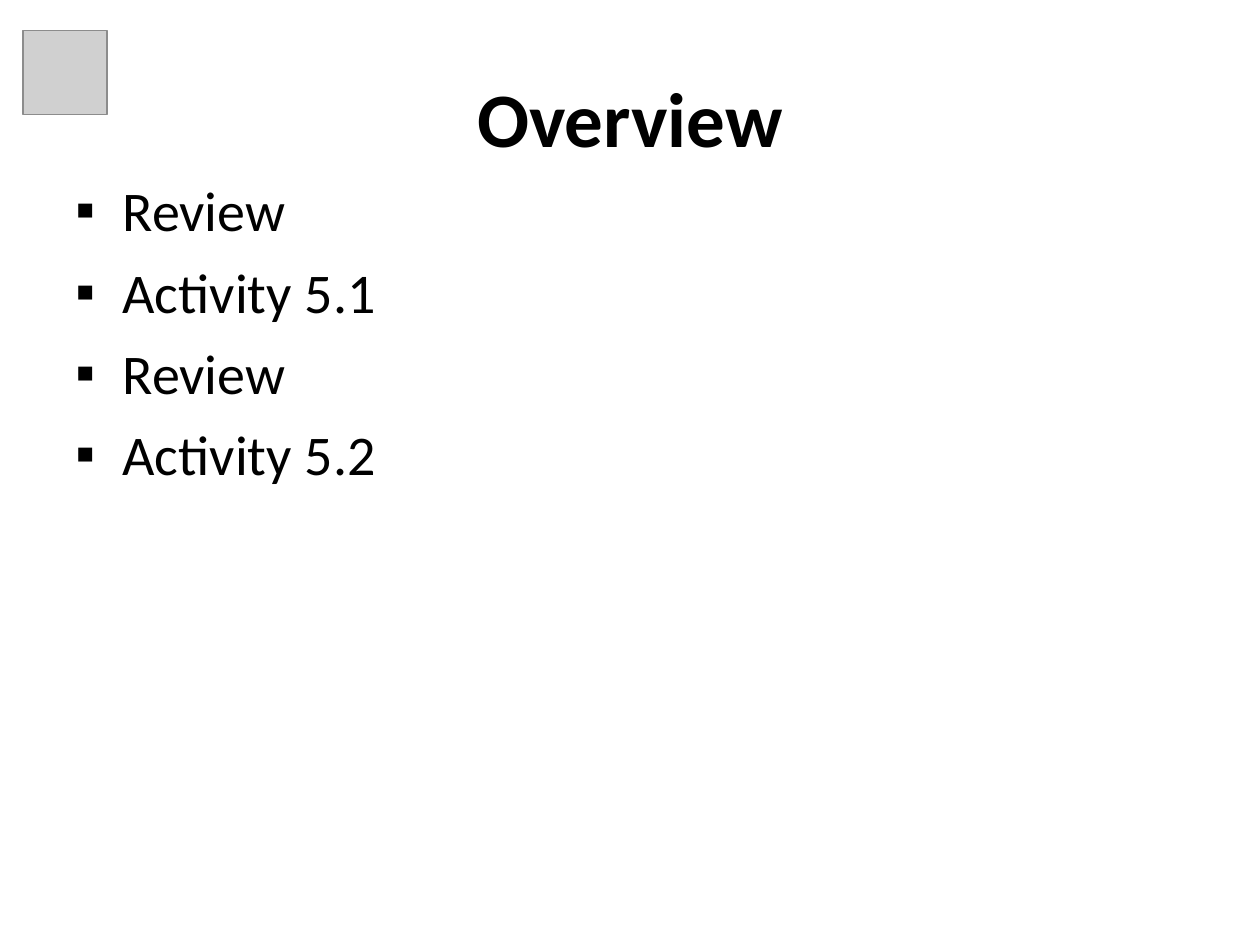
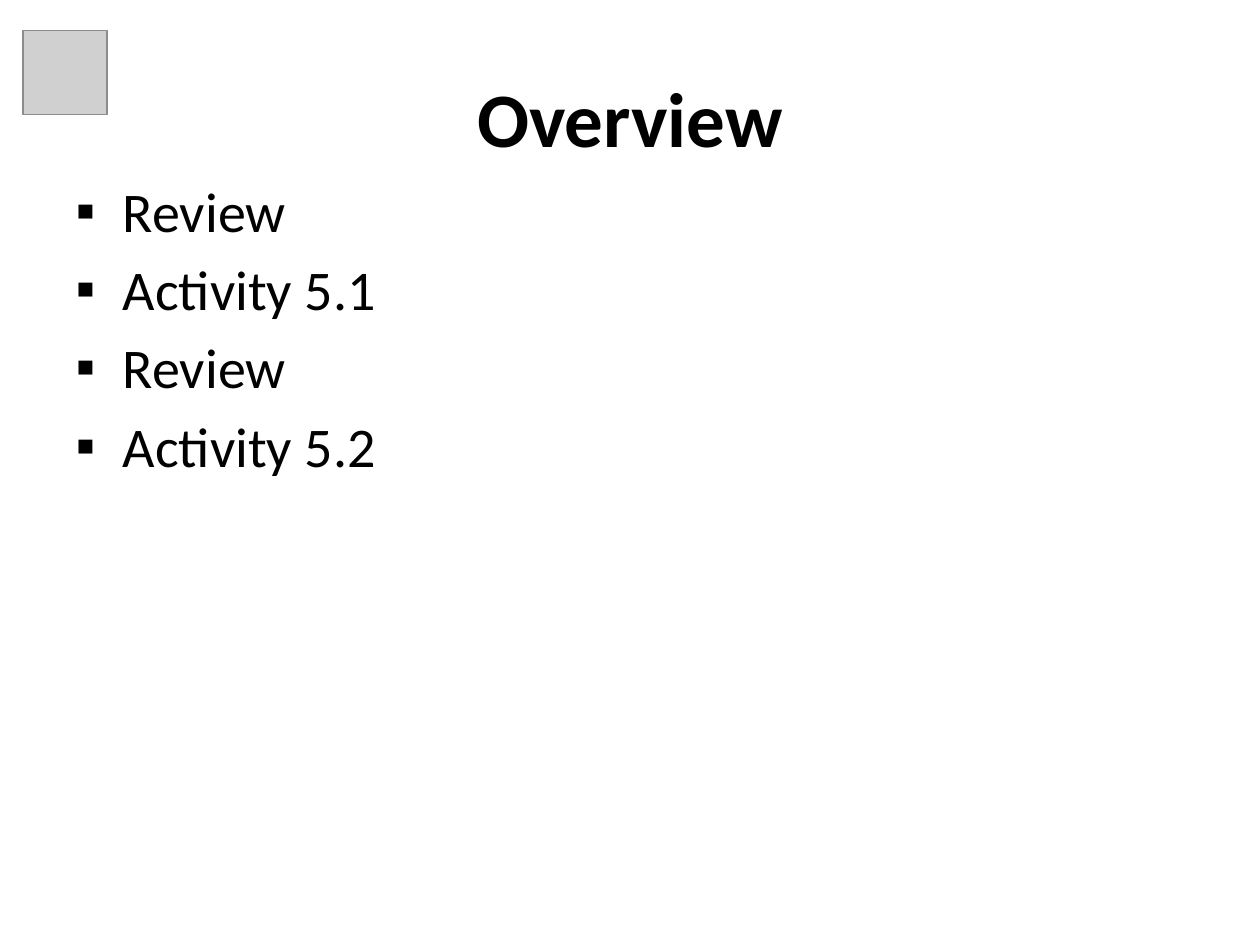
Before and after one commit to tascha/D4DM, a slide deck: slide 2 of documents/Module5_Slides.ppt. Drawn at 1260x945 pixels with LibreOffice and Linux fonts; fonts in the diff are those of the drawing; grey boxes stand for pictures. Boxes give left, top, right and bottom in pixels: in the first picture for what was removed or moved away, otherwise in the second. Text is boxed around its words. In the diff, an @@ line names an element or a change of style, - is before the commit and + after.

```diff
--- a/documents/Module5_Slides.ppt
+++ b/documents/Module5_Slides.ppt
@@ text "Review" at (123,193,376,476): less space between paragraphs @@
```
Also in this commit, not shown: 5 other slides changed, 1 slide added.
